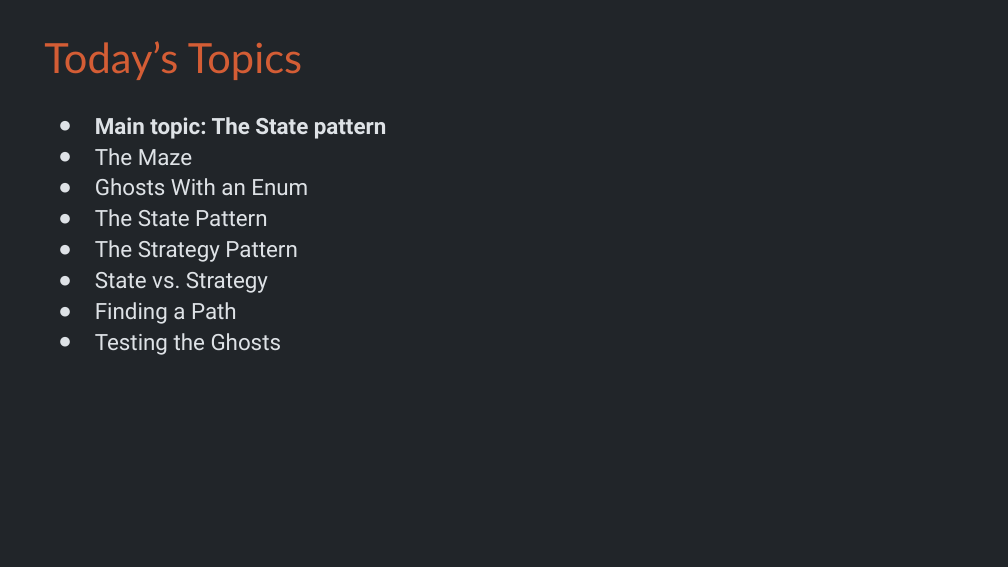
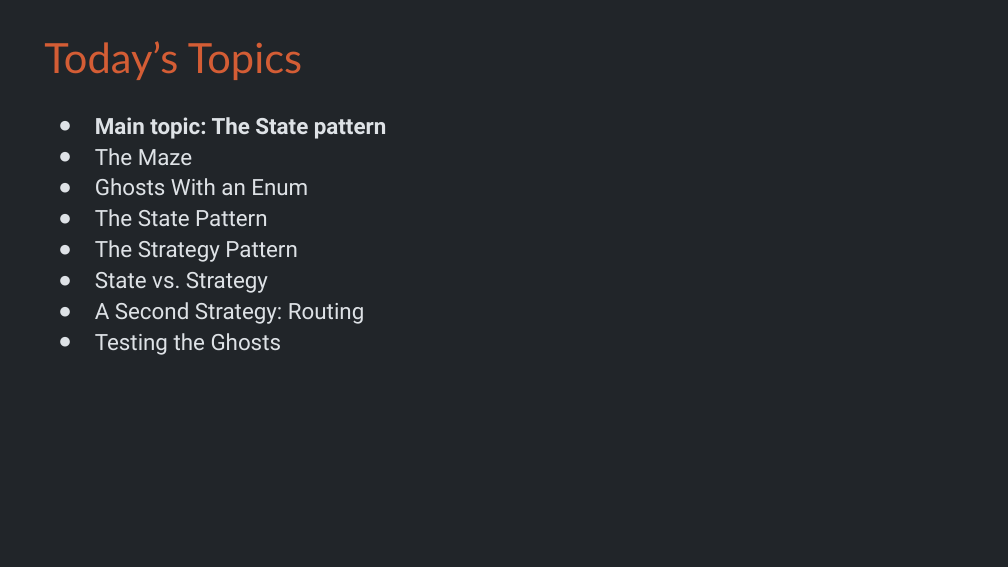
Before and after one commit to Metamate/gar, a slide deck: slide 4 of slides/05 Pac-Man.pptx. Drawn at 1008x567 pixels with LibreOffice and Linux fonts; fonts in the diff are those of the drawing. Boxes give left, top, right and bottom in pixels: in the first picture for what was removed or moved away, otherwise in the second. Text is boxed around its words. In the diff, an @@ line names an element or a change of style, - is before the commit and + after.

```diff
--- a/slides/05 Pac-Man.pptx
+++ b/slides/05 Pac-Man.pptx
@@ text at box(95, 302, 364, 324): text changed @@
-● Finding a Path
+● A Second Strategy: Routing
```
Also in this commit, not shown: 6 other slides changed, 2 slides removed, 3 other files.
